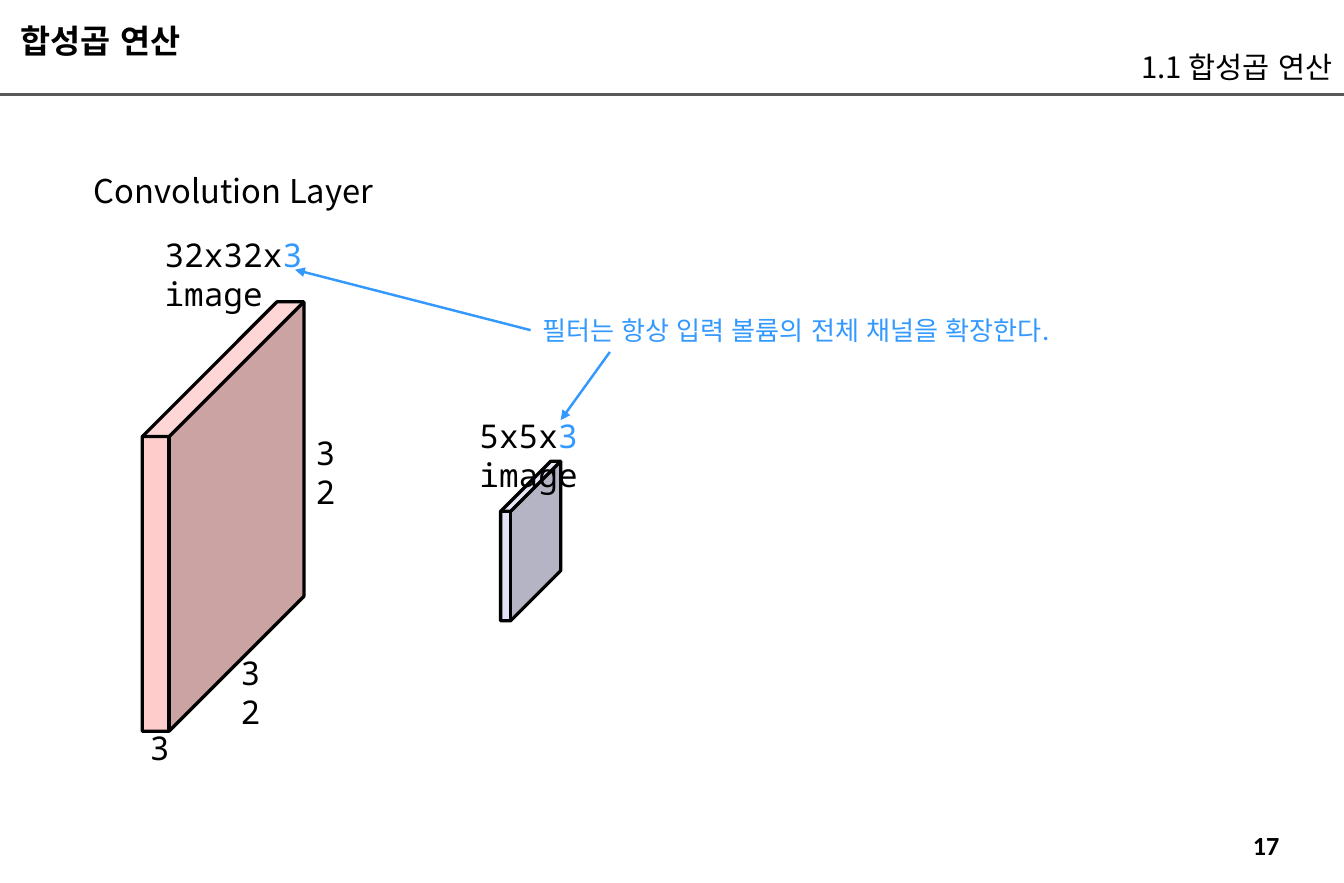
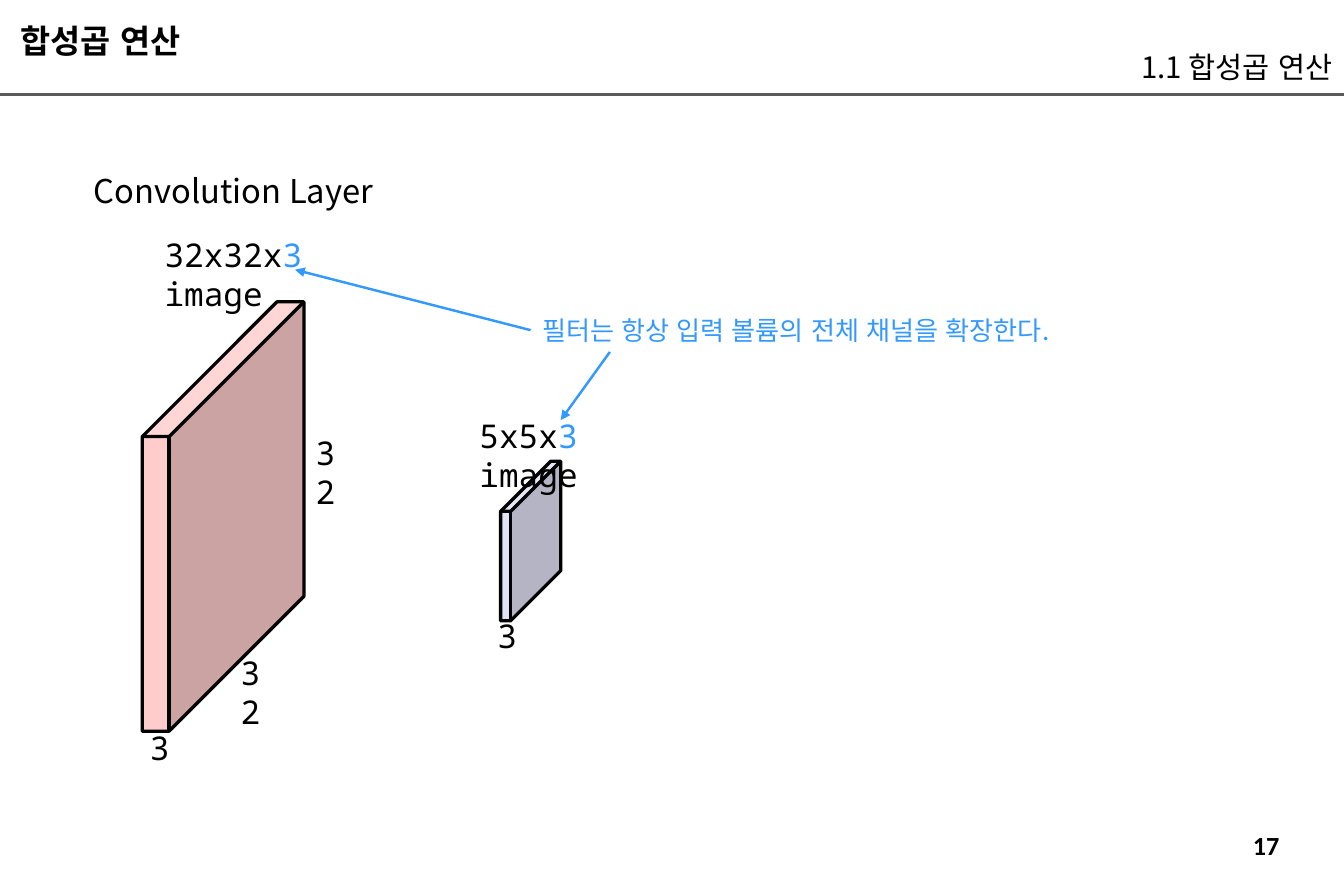
Before and after one commit to imguru-mooc/AI_CNN, a slide deck: slide 17 of CNN_교재_판서.pptx. Drawn at 1344x883 pixels with LibreOffice and Linux fonts; fonts in the diff are those of the drawing. Boxes give left, top, right and bottom in pixels: in the first picture for what was removed or moved away, otherwise in the second. Text is boxed around its words. In the diff, an @@ line names an element or a change of style, - is before the commit and + after.

```diff
--- a/CNN_교재_판서.pptx
+++ b/CNN_교재_판서.pptx
@@ text added at [497,618,517,649], 20 pt, text #000000 @@
+3
```
Also in this commit, not shown: 8 other slides changed, 126 slides added.
